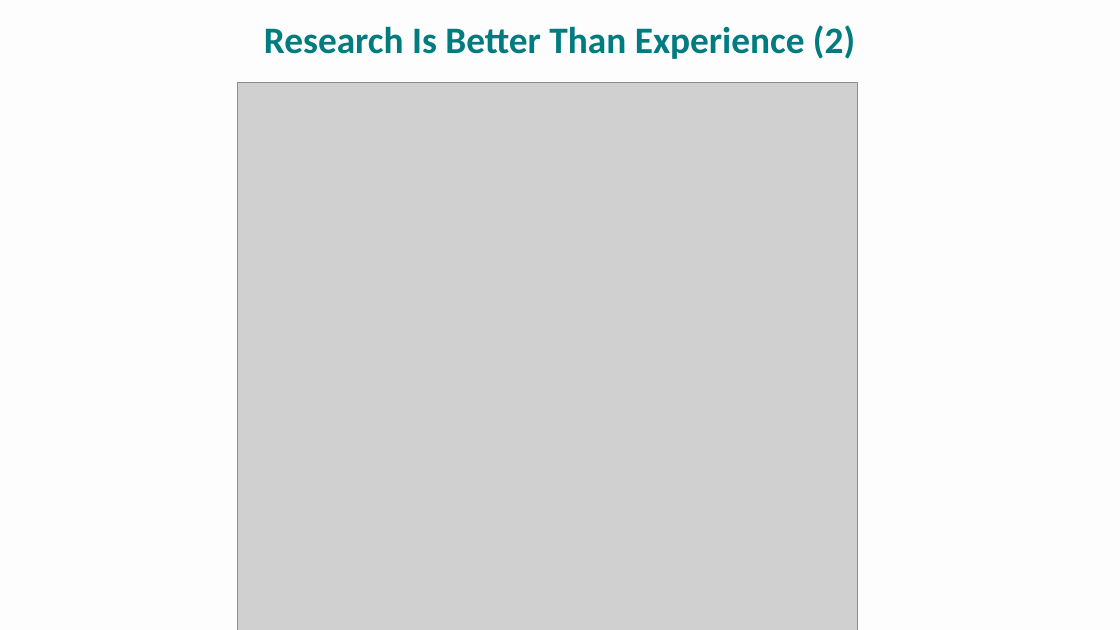
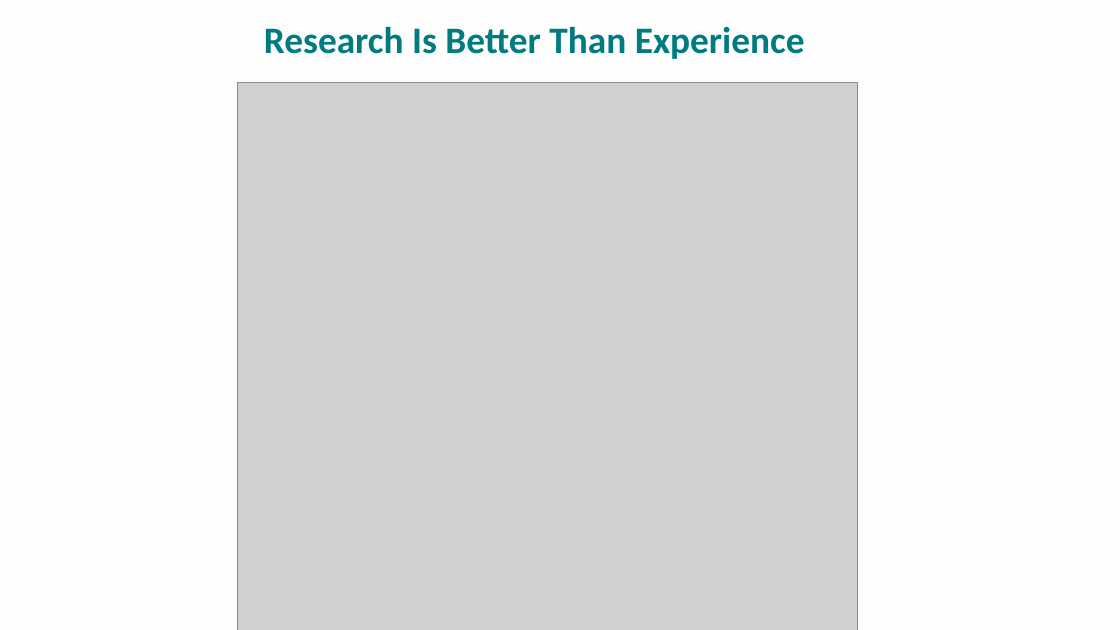
Before and after one commit to npm27/Teaching-Materials, a slide deck: slide 7 of Research Methods/Spring 26/Slides/2 Chapter 2.pptx (slide 10 before the commit). Drawn at 1120x630 pixels with LibreOffice and Linux fonts; fonts in the diff are those of the drawing; grey boxes stand for pictures. Boxes give left, top, right and bottom in pixels: in the first picture for what was removed or moved away, otherwise in the second. Text is boxed around its words. In the diff, an @@ line names an element or a change of style, - is before the commit and + after.

```diff
--- a/Research Methods/Spring 26/Slides/2 Chapter 2.pptx
+++ b/Research Methods/Spring 26/Slides/2 Chapter 2.pptx
@@ title at (264, 26, 805, 59): text changed @@
-Research Is Better Than Experience (2)
+Research Is Better Than Experience
```
Also in this commit, not shown: 4 other slides changed, 1 slide added, 6 slides removed, 40 other files.
